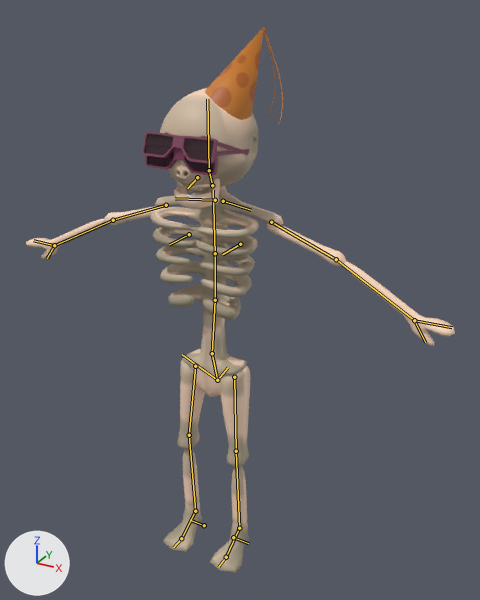
What one commit did to the Blender file Assets/Models/B-day Skelly.blend.
Before and after are seen from a 50 mm lens placed at (1.32, -2.14, 2.34), pointed at (0.0, 0.26, 1.14). Every picture has the same lights, and +X, +Y and +Z are marked at lower left. The bones that bend it are drawn over the model as lines.

The first picture shows 'Arms', 'Cone', 'Cube.001', 'Jaw', 'Legs', 'Skull', 'Spine'.
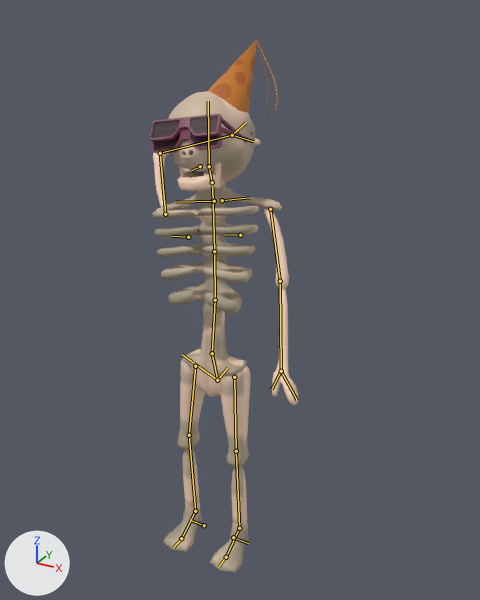
The newer file adds an action. The first version stands in its rest pose; the second is drawn at frame 113 of the action 'Slapp.001'.

Changed parts and their boxes [x1, y1, x2, y2] in the pictures (480 x 600 px):
'Spine', posed (7% taller)
    before: [150, 186, 283, 397]
    after: [152, 172, 282, 397]
'Skull', posed (12% narrower, 13% shorter)
    before: [160, 88, 259, 193]
    after: [168, 92, 255, 183]
'Arms', posed (66% narrower, 91% taller)
    before: [26, 206, 455, 346]
    after: [153, 138, 299, 406]
'Cube.001', posed (8% narrower, 9% shorter)
    before: [142, 131, 249, 176]
    after: [150, 113, 248, 154]
'Cone', posed (9% narrower, 8% shorter)
    before: [205, 27, 283, 124]
    after: [207, 39, 278, 128]
'Jaw', posed
    before: [174, 179, 220, 208]
    after: [178, 163, 221, 191]
bone 'spine.002', root to tip
    before: (215, 300) to (215, 253)
    after: (215, 300) to (214, 251)
bone 'upper_arm.L', root to tip
    before: (271, 222) to (336, 259)
    after: (270, 209) to (280, 281)
bone 'upper_arm.R', root to tip
    before: (166, 205) to (113, 220)
    after: (165, 214) to (160, 153)
bone 'forearm.R', root to tip
    before: (113, 220) to (54, 245)
    after: (160, 153) to (232, 135)

The edits, one by one:
Bone 'spine.002' (bone_spine_002) turns from (0, 0, 0) to (-17, 6, 9) degrees about its own x, y and z.
Bone 'upper_arm.L' (bone_upper_arm_l) turns from (0, 0, 0) to (-14, -11, -58) degrees about its own x, y and z.
Bone 'upper_arm.R' (bone_upper_arm_r) turns from (0, 0, 0) to (-4, -161, -97) degrees about its own x, y and z.
Bone 'forearm.R' (bone_forearm_r) turns from (0, 0, 0) to (123, -46, -72) degrees about its own x, y and z.
